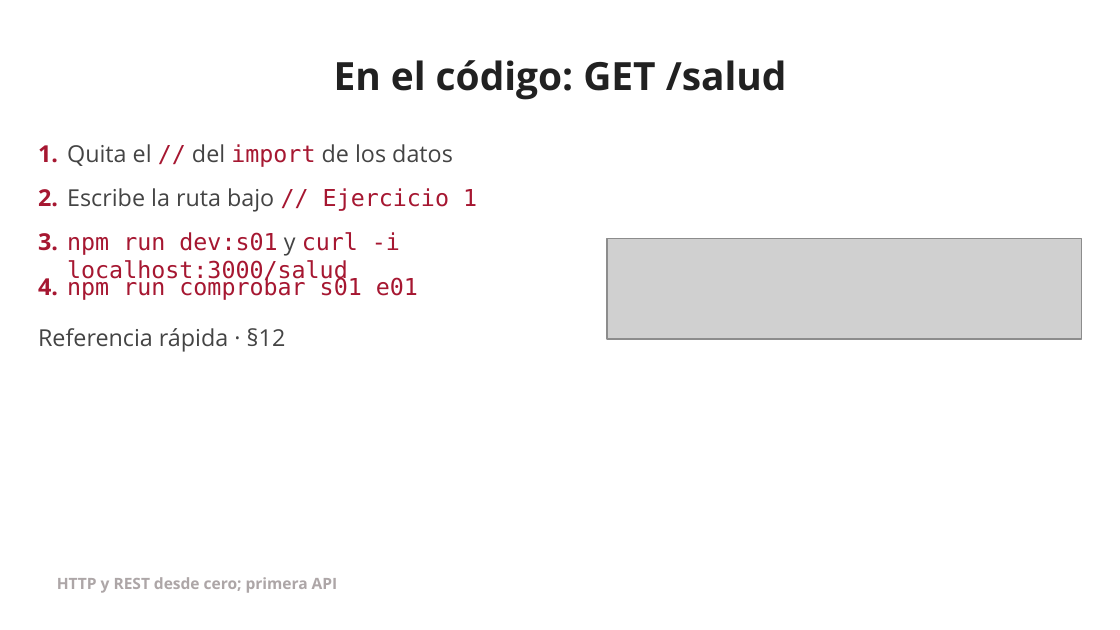
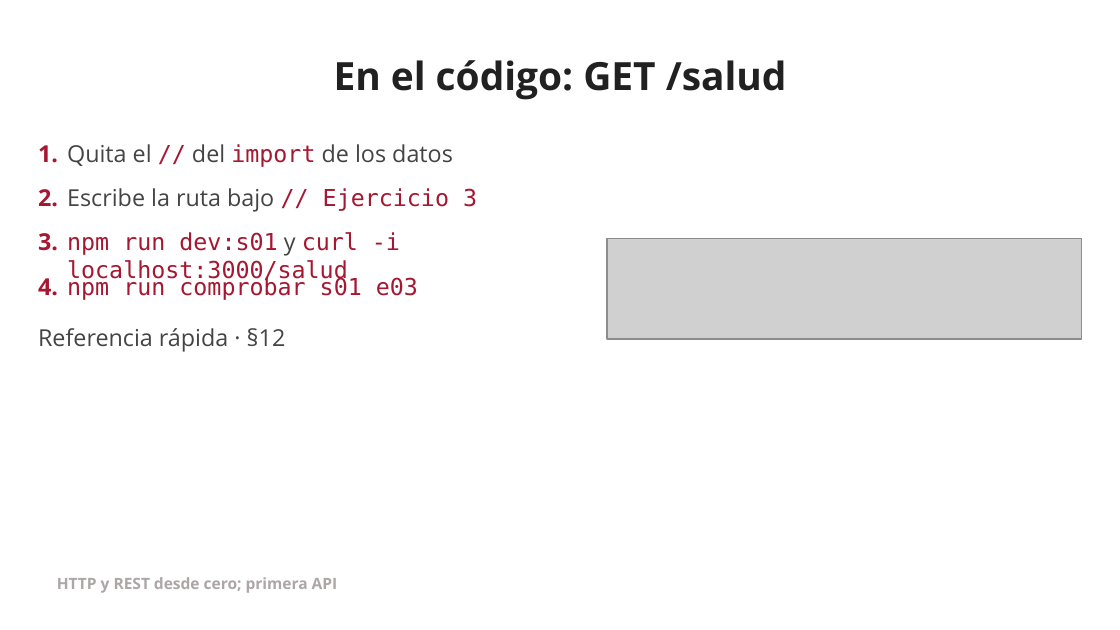
Before and after one commit to jserranof/formacion-openapi-jserranof, a slide deck: slide 55 of docs/sesiones/presentaciones/s01-presentacion.pptx. Drawn at 1120x630 pixels with LibreOffice and Linux fonts; fonts in the diff are those of the drawing; grey boxes stand for pictures; background and template pictures are left out. Boxes give left, top, right and bottom in pixels: in the first picture for what was removed or moved away, otherwise in the second. Text is boxed around its words. In the diff, an @@ line names an element or a change of style, - is before the commit and + after.

Commit message:
feat(s01): nueve ejercicios con pruebas, dos o tres por bloque
- e01 (explorar la API) y e02 (verbo y código): los Tu turno de los bloques 1
  y 2 se contestan en un fichero y se comprueban sin desvelar la respuesta.
- e05 (prioridad tipada), e06 (reto: filtro) y e08 (resumen, con la trampa
  del orden de las rutas) nuevos. Los de antes pasan a e03, e04, e07 y e09.
- comprobar: pistas de Content-Type legibles y sin «llega false».
- Referencia rápida, diapositivas, PPTX/PDF y práctica 1 al día.

```diff
--- a/docs/sesiones/presentaciones/s01-presentacion.pptx
+++ b/docs/sesiones/presentaciones/s01-presentacion.pptx
@@ text at box(67, 188, 477, 212): text changed @@
-Escribe la ruta bajo // Ejercicio 1
+Escribe la ruta bajo // Ejercicio 3
@@ text at box(67, 276, 418, 300): text changed @@
-npm run comprobar s01 e01
+npm run comprobar s01 e03
```
Also in this commit, not shown: 8 other slides changed, 21 other files.
